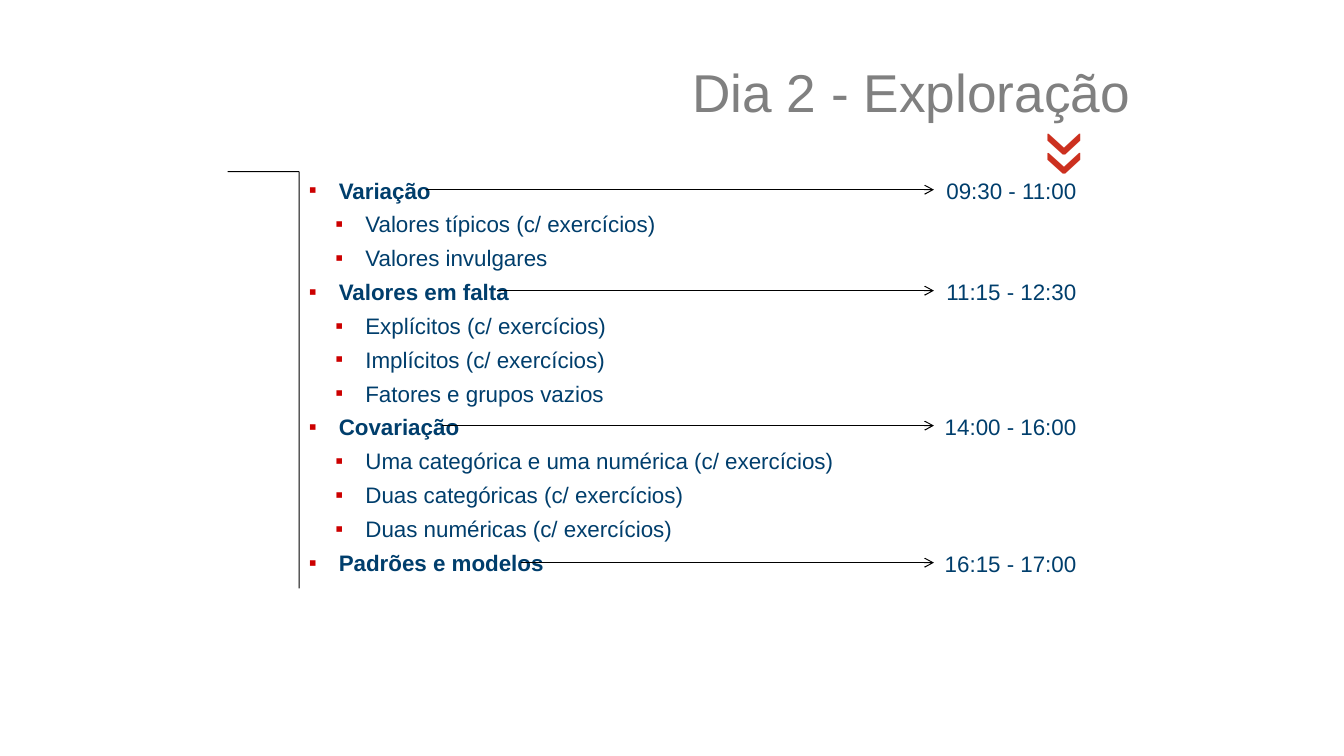
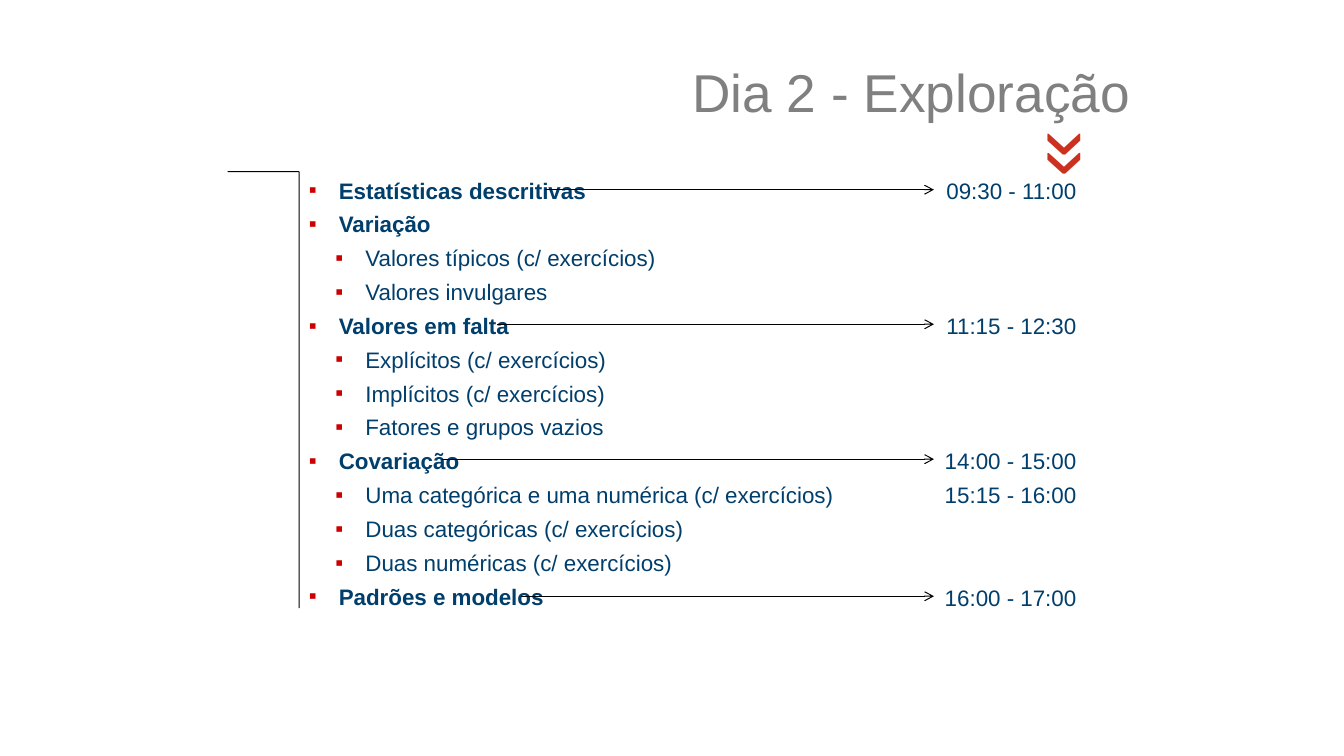
Before and after one commit to jsollari/DSR-II2026, a slide deck: slide 12 of docs/DSR-II2026_JL_slides.pptx. Drawn at 1344x756 pixels with LibreOffice and Linux fonts; fonts in the diff are those of the drawing; background and template pictures are left out. Boxes give left, top, right and bottom in pixels: in the first picture for what was removed or moved away, otherwise in the second. Text is boxed around its words. In the diff, an @@ line names an element or a change of style, - is before the commit and + after.

Commit message:
move Summ Stats section in main slides

```diff
--- a/docs/DSR-II2026_JL_slides.pptx
+++ b/docs/DSR-II2026_JL_slides.pptx
@@ line moved from (299, 171) - (299, 589) to (299, 171) - (299, 608) @@
@@ text at <box>339,182,586,200</box>: paragraph added @@
+▪ Estatísticas descritivas
@@ arrow moved from (426, 190) - (935, 190) to (545, 190) - (934, 190) @@
@@ 3 arrows: place and size @@
-3 arrows at <box>442,290,935,563</box>
+3 arrows at <box>442,325,935,596</box>
@@ text at <box>945,453,1076,607</box>: text changed @@
-14:00 - 16:00
-16:15 - 17:00
+14:00 - 15:00
+15:15 - 16:00
+16:00 - 17:00
```
Also in this commit, not shown: 1 other slide changed, 4 other files.
